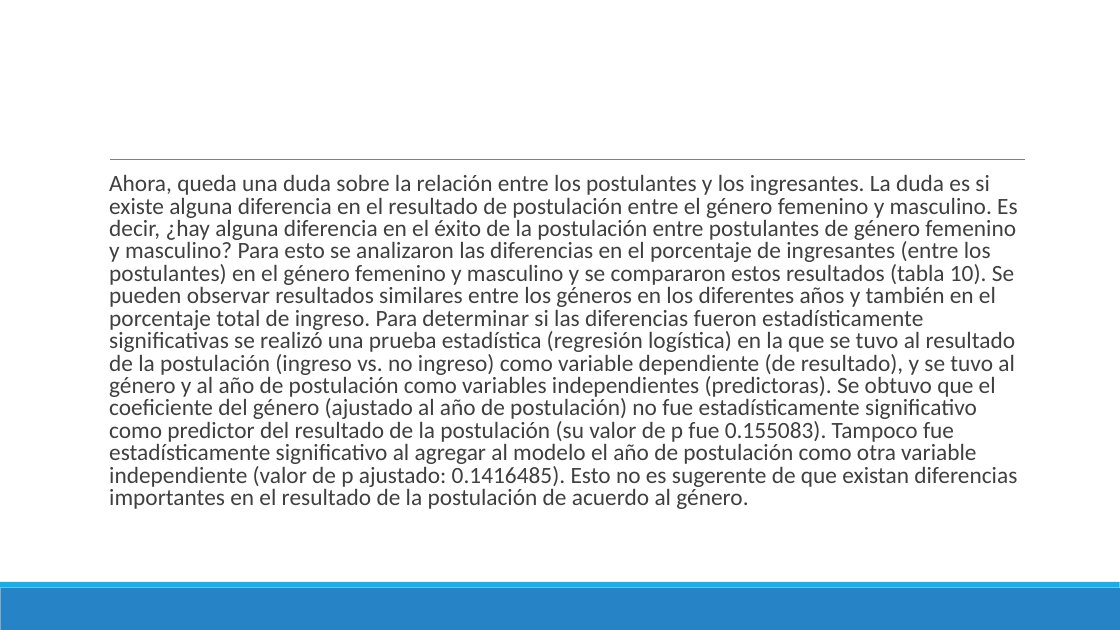
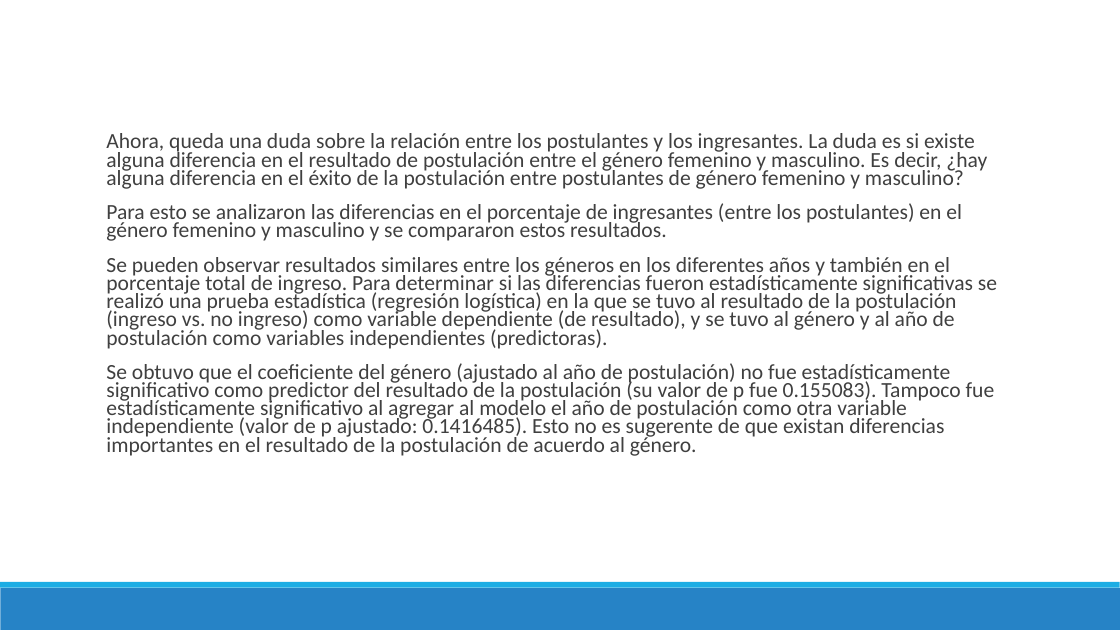
Before and after one commit to danimedi/tesis_genero_especialidades, a slide deck: slide 46 of doc/diapositivas_sustentacion_tesis.pptx (slide 45 before the commit). Drawn at 1120x630 pixels with LibreOffice and Linux fonts; fonts in the diff are those of the drawing. Boxes give left, top, right and bottom in pixels: in the first picture for what was removed or moved away, otherwise in the second. Text is boxed around its words. In the diff, an @@ line names an element or a change of style, - is before the commit and + after.

```diff
--- a/doc/diapositivas_sustentacion_tesis.pptx
+++ b/doc/diapositivas_sustentacion_tesis.pptx
@@ text at (106,133,997,456): text changed; size 20 to 18.5 pt @@
-  Ahora, queda una duda sobre la relación entre los postulantes y los ingresantes. La duda es si existe alguna diferencia en el resultado de postulación entre el género femenino y masculino. Es decir, ¿hay alguna diferencia en el éxito de la postulación entre postulantes de género femenino y masculino? Para esto se analizaron las diferencias en el porcentaje de ingresantes (entre los postulantes) en el género femenino y masculino y se compararon estos resultados (tabla 10). Se pueden observar resultados similares entre los géneros en los diferentes años y también en el porcentaje total de ingreso. Para determinar si las diferencias fueron estadísticamente significativas se realizó una prueba estadística (regresión logística) en la que se tuvo al resultado de la postulación (ingreso vs. no ingreso) como variable dependiente (de resultado), y se tuvo al género y al año de postulación como variables independientes (predictoras). Se obtuvo que el coeficiente del género (ajustado al año de postulación) no fue estadísticamente significativo como predictor del resultado de la postulación (su valor de p fue 0.155083). Tampoco fue estadísticamente significativo al agregar al modelo el año de postulación como otra variable independiente (valor de p ajustado: 0.1416485). Esto no es sugerente de que existan diferencias importantes en el resultado de la postulación de acuerdo al género.
+  Ahora, queda una duda sobre la relación entre los postulantes y los ingresantes. La duda es si existe alguna diferencia en el resultado de postulación entre el género femenino y masculino. Es decir, ¿hay alguna diferencia en el éxito de la postulación entre postulantes de género femenino y masculino?
+  Para esto se analizaron las diferencias en el porcentaje de ingresantes (entre los postulantes) en el género femenino y masculino y se compararon estos resultados.
+  Se pueden observar resultados similares entre los géneros en los diferentes años y también en el porcentaje total de ingreso. Para determinar si las diferencias fueron estadísticamente significativas se realizó una prueba estadística (regresión logística) en la que se tuvo al resultado de la postulación (ingreso vs. no ingreso) como variable dependiente (de resultado), y se tuvo al género y al año de postulación como variables independientes (predictoras).
+  Se obtuvo que el coeficiente del género (ajustado al año de postulación) no fue estadísticamente significativo como predictor del resultado de la postulación (su valor de p fue 0.155083). Tampoco fue estadísticamente significativo al agregar al modelo el año de postulación como otra variable independiente (valor de p ajustado: 0.1416485). Esto no es sugerente de que existan diferencias importantes en el resultado de la postulación de acuerdo al género.
@@ line removed from (110, 160) to (1026, 160) @@
```
Also in this commit, not shown: 20 other slides changed, 7 slides added, 4 slides removed, 1 other file.
